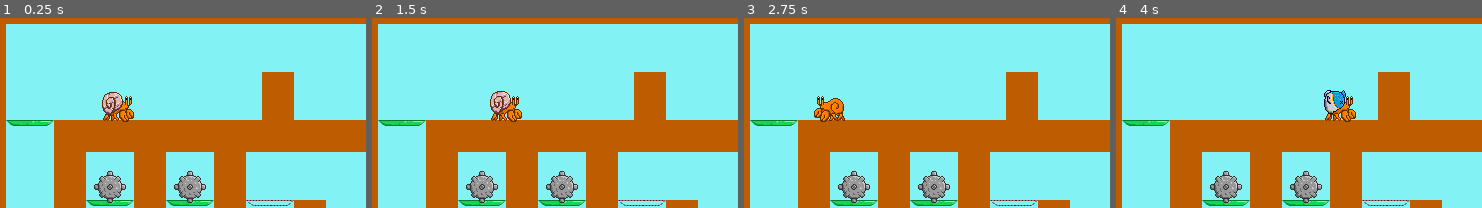
Above: before the commit, frames 1-4 (left to right).
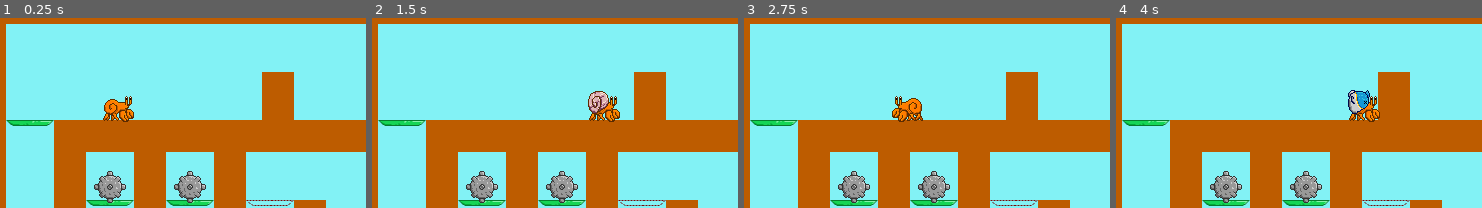
Above: after the commit, the same moments.

Repository: grenmester/from-the-dead
Game: Godot game, scene res://Scenes/Levels/Level1.tscn
Same seed, same stepped clock (60 frames per second), same inputs: the game is played once before the commit and once after it. This scene is started directly instead of the project's main scene.
Inputs (mouse positions are % of the whole screen's width and height, from its top left):
- Up to frame 1 (0.25 s): no input
- Up to frame 2 (1.5 s): move the mouse to (74, 42) at 0.52 s; hold Space (ui_select) 0.53-1.28 s; hold Right (ui_right) from 0.53 s (still down); click (74, 42) at 0.67 s; move the mouse to (28, 54) at 1.27 s; tap U at 1.35 s
- Up to frame 3 (2.75 s): tap Space (ui_select) at 1.52, 1.55, 1.82, 2.3 s; move the mouse to (61, 22) at 2.02 s; release Right (ui_right) at 2.03 s; hold Left (ui_left) from 2.03 s (still down); hold I from 2.03 s (still down)
- Up to frame 4 (4 s): move the mouse to (45, 72) at 2.77 s; release Left (ui_left) at 2.78 s; release I at 2.78 s; hold Right (ui_right) from 2.78 s (still down); tap O at 2.85 s; click (45, 72) at 2.92 s; tap Space (ui_select) at 3.02, 3.05, 3.32, 3.77, 3.8 s; move the mouse to (83, 66) at 3.52 s; hold P from 3.53 s (still down)
The pictures show only the part of the screen within x 0-50%, y 0-50%; the shares and areas given below are measured in that part.

The runs differ from the first frame. In frame 1, 0.5% of the frame differs, in the area x 27-36%, y 38-52%; in frame 2, 2.1%, in the area x 32-68%, y 38-55%; in frame 3, 1.6%; in frame 4, 2.0%.
Error before the commit: Cannot call method 'add_child' on a null value. (res://Scripts/Player.gd:49)
Error after the commit: Cannot call method 'add_child' on a null value. (res://Scripts/Player.gd:50)

Commit message:
fix: make picking up new shell not teleport to weird places

Diff:
--- a/Scenes/Levels/Level1.tscn
+++ b/Scenes/Levels/Level1.tscn
@@ -29,6 +29,7 @@
 
 [node name="Player" parent="." instance=ExtResource("5_hv5wv")]
 position = Vector2(152, 128)
+shell_type = 1
 
 [node name="Button" parent="." instance=ExtResource("2_bw5bs")]
 position = Vector2(432, 136)
--- a/Scripts/Player.gd
+++ b/Scripts/Player.gd
@@ -8,8 +8,8 @@
 @export var speed = 120
 @export var gravity = 500
 @export var jump_force = -275
+@export var shell_type = Enums.ShellType.NORMAL
 
-var shell_type = Enums.ShellType.NORMAL
 var action_in_progress = false
 var direction = 1
 var nearby_corpse = null
@@ -18,6 +18,7 @@
 
 func _ready():
 	spawnpoint = get_parent().get_node("Spawnpoint")
+	update_corpse_collision(shell_type)
 
 
 func _physics_process(delta: float):
@@ -133,14 +134,14 @@
 			action_in_progress = !action_in_progress
 		Enums.ShellType.NONE:
 			if nearby_corpse:
+				var new_position = nearby_corpse.global_position
+				nearby_corpse.queue_free()
+				global_position = new_position
 				change_shell(nearby_corpse.type)
-				nearby_corpse.queue_free()
 		Enums.ShellType.PUFFERFISH:
-			if !action_in_progress:
-				action_in_progress = true
+			action_in_progress = true
 		Enums.ShellType.SWORDFISH:
-			if !action_in_progress:
-				action_in_progress = true
+			action_in_progress = true
 
 
 func change_shell(_shell_type: Enums.ShellType):
